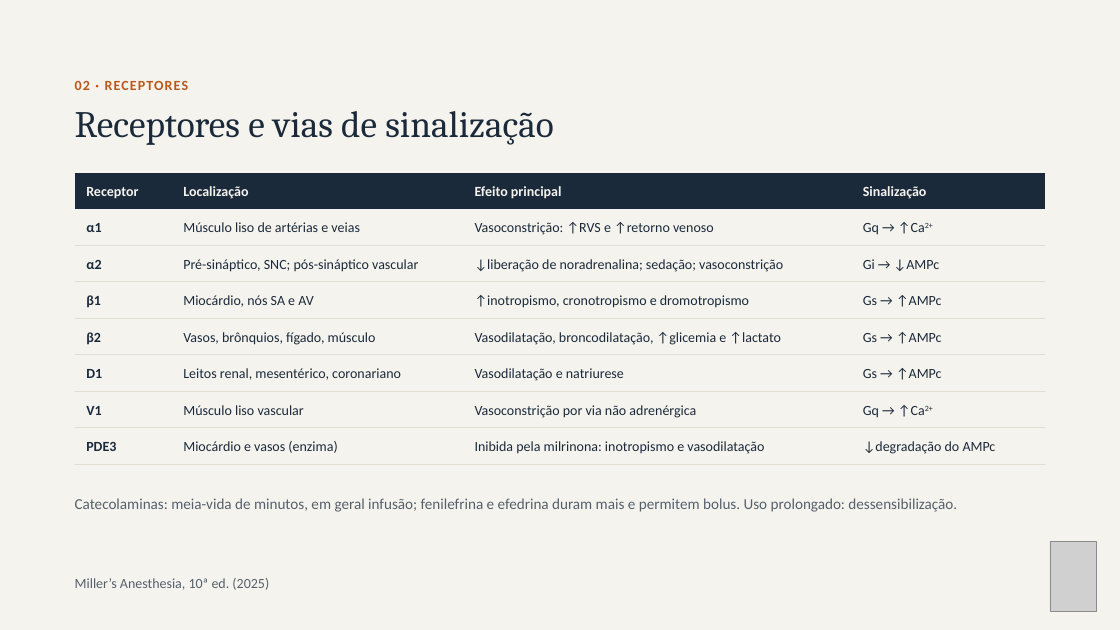
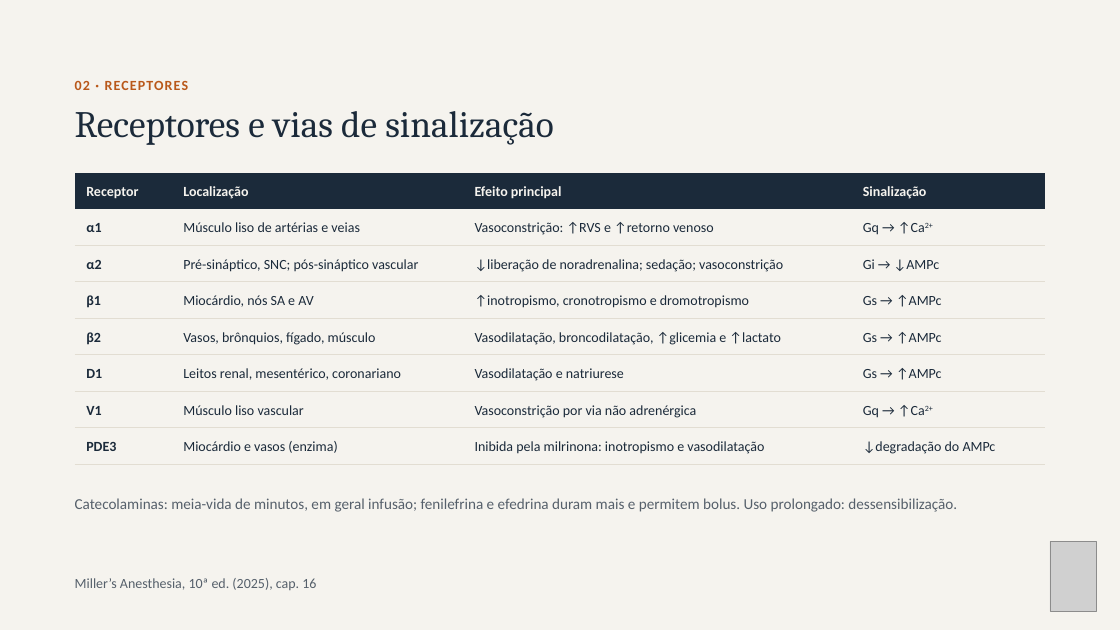
Before and after one commit to brunomoraesdubois-bit/Bruno, a slide deck: slide 5 of apresentacao/Aminas_Vasoativas.pptx. Drawn at 1120x630 pixels with LibreOffice and Linux fonts; fonts in the diff are those of the drawing; grey boxes stand for pictures. Boxes give left, top, right and bottom in pixels: in the first picture for what was removed or moved away, otherwise in the second. Text is boxed around its words. In the diff, an @@ line names an element or a change of style, - is before the commit and + after.

```diff
--- a/apresentacao/Aminas_Vasoativas.pptx
+++ b/apresentacao/Aminas_Vasoativas.pptx
@@ text at bbox=[75, 578, 316, 590]: text changed @@
-Miller’s Anesthesia, 10ª ed. (2025)
+Miller’s Anesthesia, 10ª ed. (2025), cap. 16
```
Also in this commit, not shown: 10 other slides changed, 15 other files.
